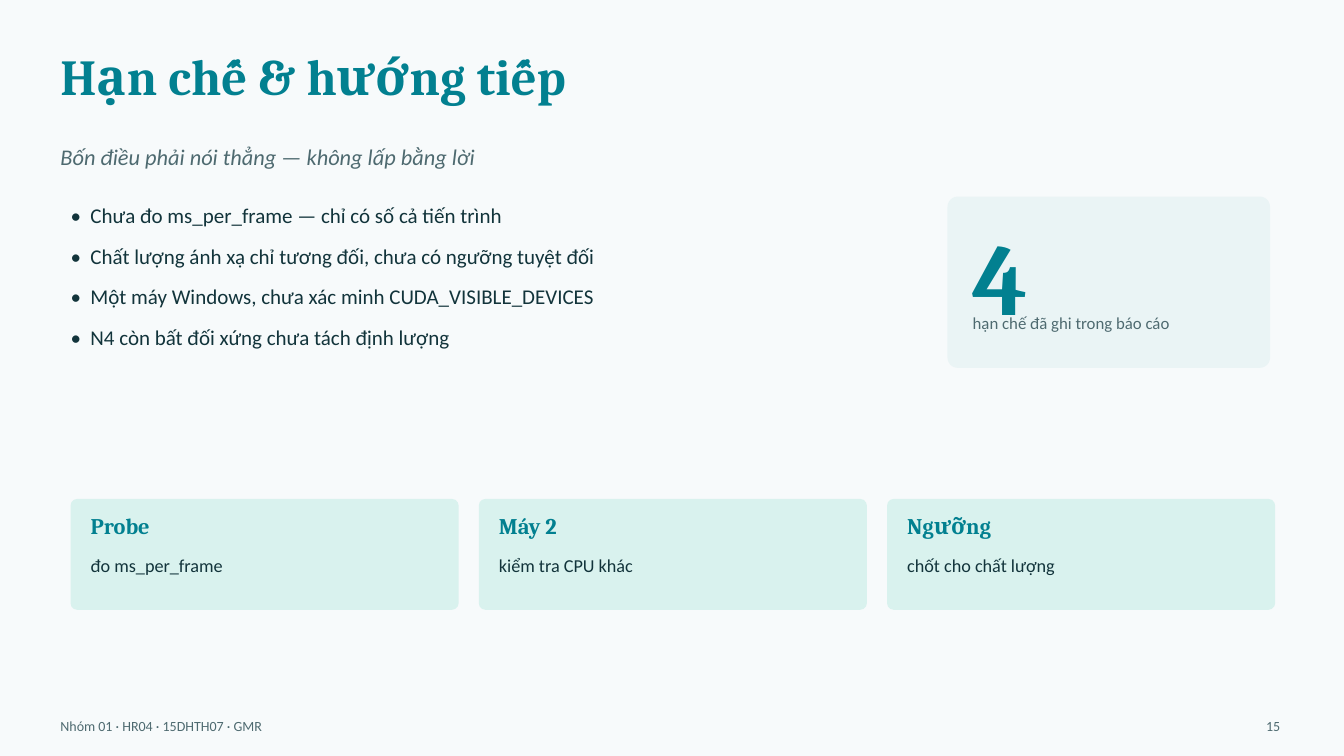
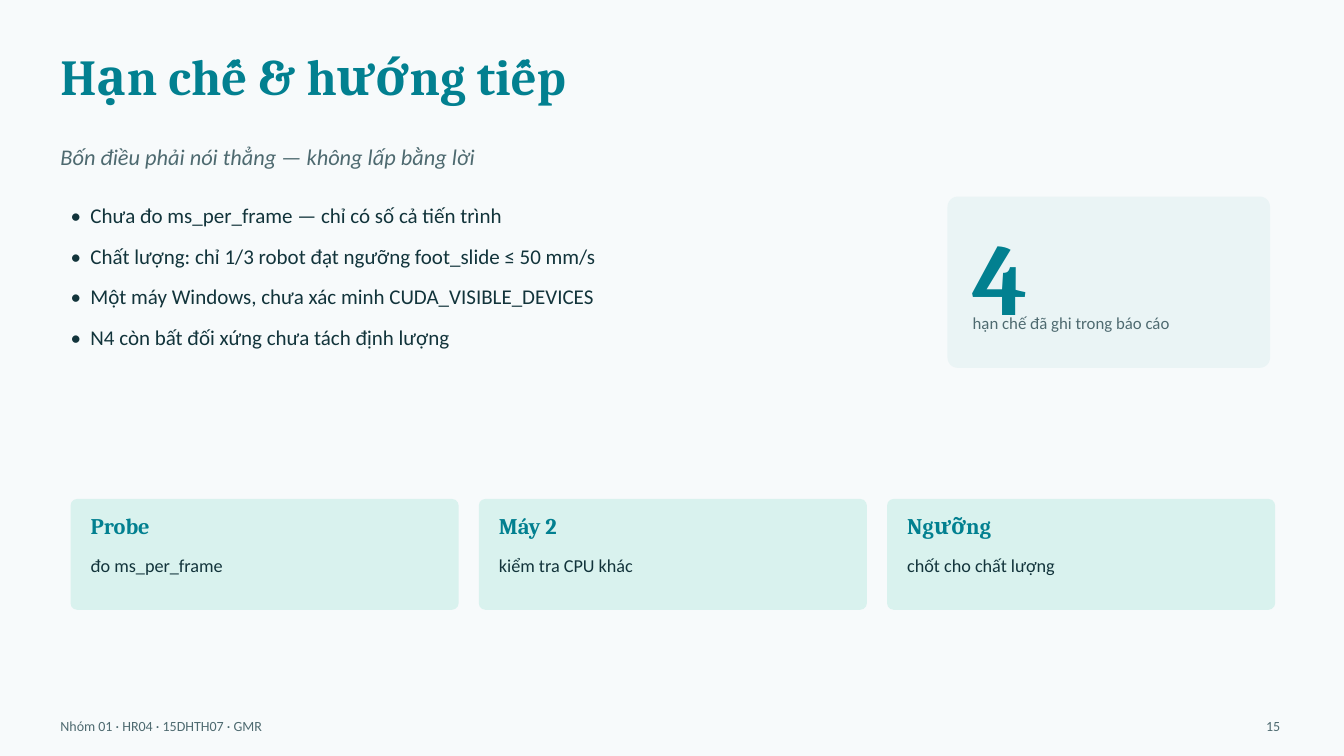
Before and after one commit to mtzwyu/GMR-Humanoid-Retargeting-Benchmark, a slide deck: slide 15 of report/slides.pptx. Drawn at 1344x756 pixels with LibreOffice and Linux fonts; fonts in the diff are those of the drawing. Boxes give left, top, right and bottom in pixels: in the first picture for what was removed or moved away, otherwise in the second. Text is boxed around its words. In the diff, an @@ line names an element or a change of style, - is before the commit and + after.

Commit message:
v6: sua bao cao + slide theo audit (DEC-03, dau phay thap phan)
- bao_cao: min_body_height/pct_frames_penetration la goc body thap nhat (bo 'tam than'); caption Hinh 5 = mat dat z=0; trich DEC-03: dat truoc 2 nguong 2026-11-20, giu+ap foot_slide <= 50 mm/s, rut min_body_height +-5 mm bang quyet dinh hau kiem 2026-11-21; them cong thuc foot_slide + cot delta so vi tri nghi; chot 33,33 ms; N4 them cot dq_max bo frame 0; PM01 2,8x khi so cung mean; sd mau ddof=1; 40 file pkl (37 thuoc 4 cap + 3 le); V5 G1 -3,4% la sai so giua phien; muc 7.1 dung 17,3 ms

- slides: slide 11 header min_body_height (mm)/it nhat 1 body <-1mm + phu de DEC-03; slide 15 bo cau 'chua co nguong tuyet doi'; slide 16 dung 7 cau Q&A; 33,33 ms; 2,8x; 40 file pkl

- ve lai do thi de thong nhat dau thap phan (v3, v5, v6_quality) bang script tools/plot_v3.py va tools/quality_plot.py

- dong bo docs/quyet_dinh.md tu origin/main (DEC-03 da merge); PDF bao cao 15 trang, slide 16 trang

```diff
--- a/report/slides.pptx
+++ b/report/slides.pptx
@@ text at (90, 248, 595, 268): text changed @@
-• Chất lượng ánh xạ chỉ tương đối, chưa có ngưỡng tuyệt đối
+• Chất lượng: chỉ 1/3 robot đạt ngưỡng foot_slide ≤ 50 mm/s
```
Also in this commit, not shown: 8 other slides changed, 11 other files.
